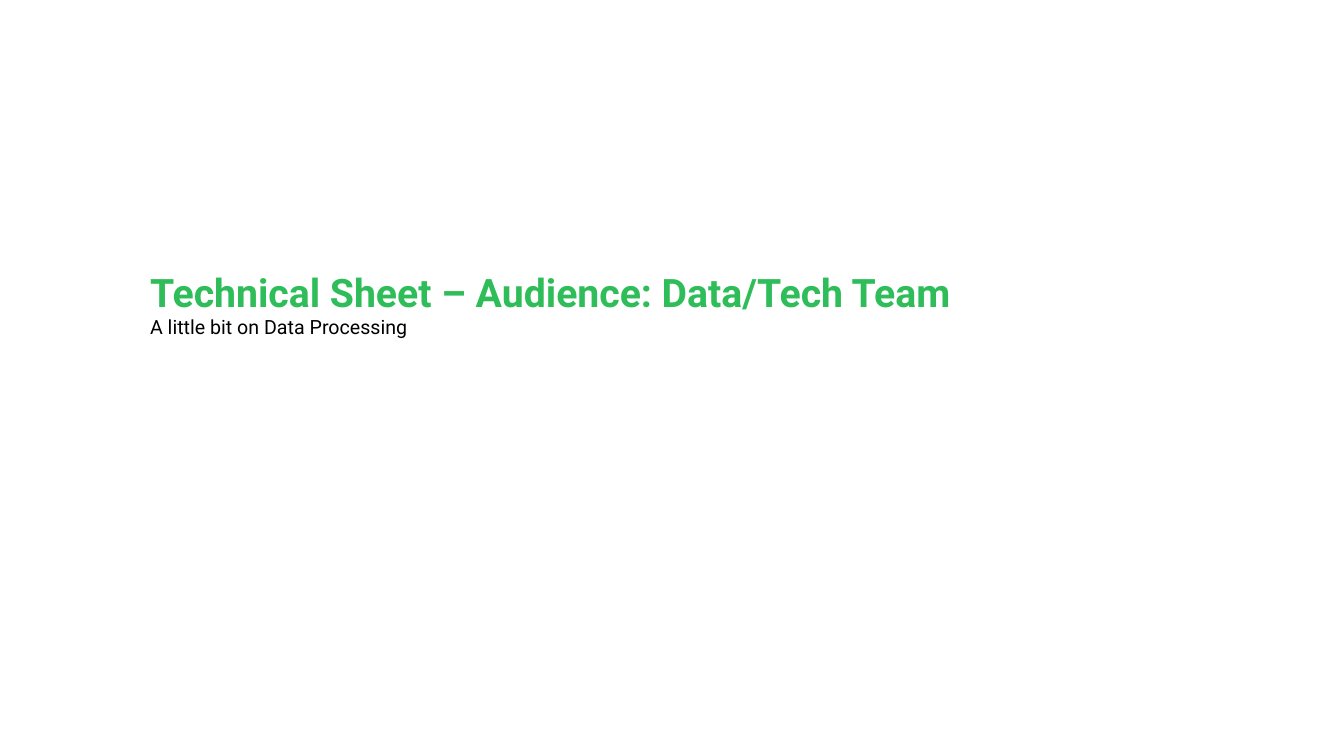
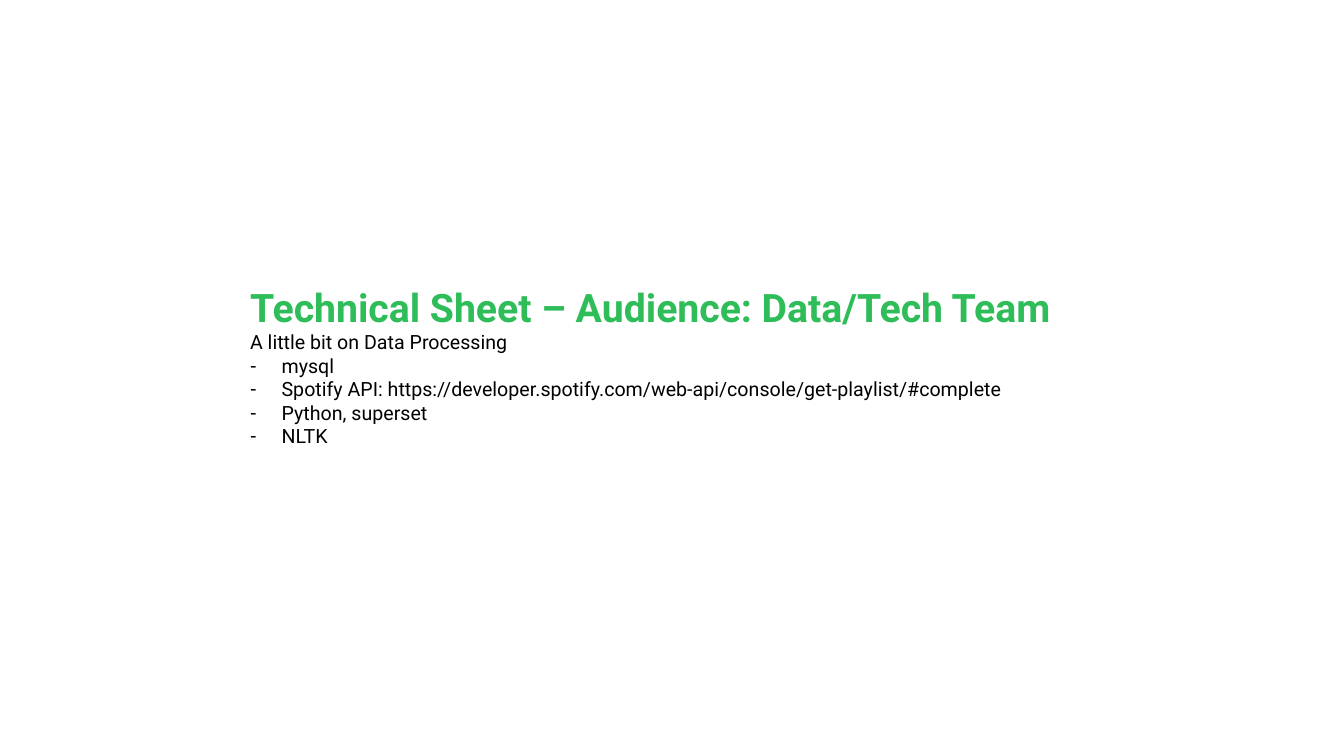
Before and after one commit to alonnir/playlist_summary_analysis, a slide deck: slide 3 of Presentation.pptx. Drawn at 1344x756 pixels with LibreOffice and Linux fonts; fonts in the diff are those of the drawing. Boxes give left, top, right and bottom in pixels: in the first picture for what was removed or moved away, otherwise in the second. Text is boxed around its words. In the diff, an @@ line names an element or a change of style, - is before the commit and + after.

```diff
--- a/Presentation.pptx
+++ b/Presentation.pptx
@@ text "Technical Sheet – Audience: Data/Tech ...": place and size @@
-text "Technical Sheet – Audience: Data/Tech ..." at [150, 277, 951, 338]
+text "Technical Sheet – Audience: Data/Tech ..." at [250, 292, 1051, 443]
@@ text at [282, 358, 1001, 443]: paragraphs added @@
+– mysql
+– Spotify API: https://developer.spotify.com/web-api/console/get-playlist/#complete
+– Python, superset
+– NLTK
```
Also in this commit, not shown: 3 other slides changed, 10 slides added, 34 other files.
